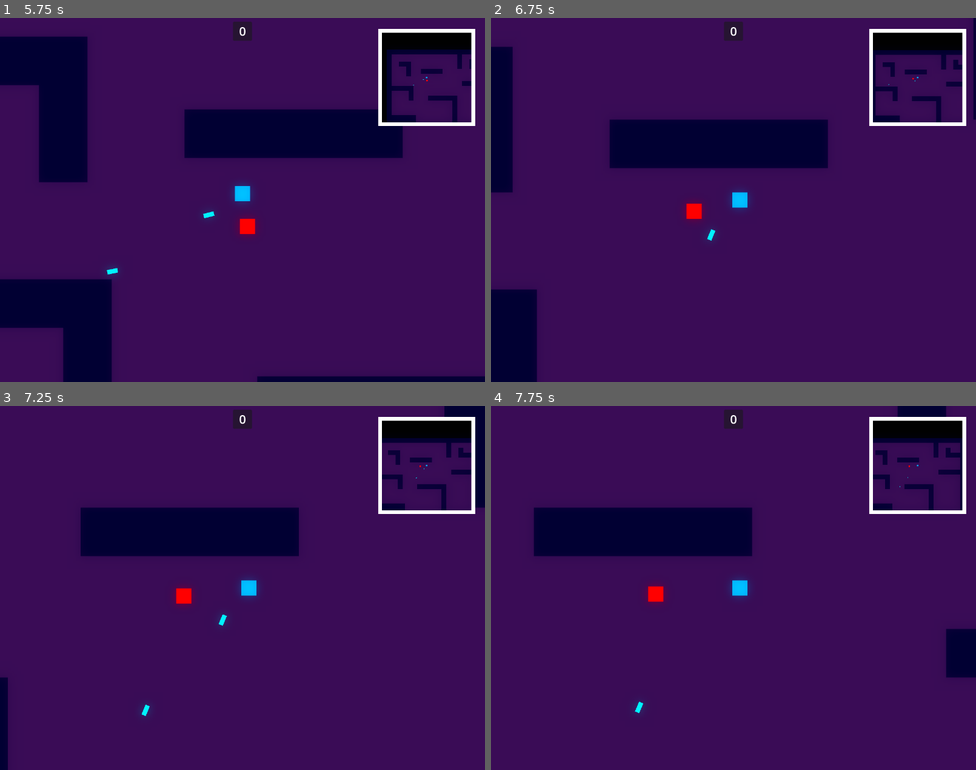
Above: before the commit, frames 1-4 (two rows, left to right).
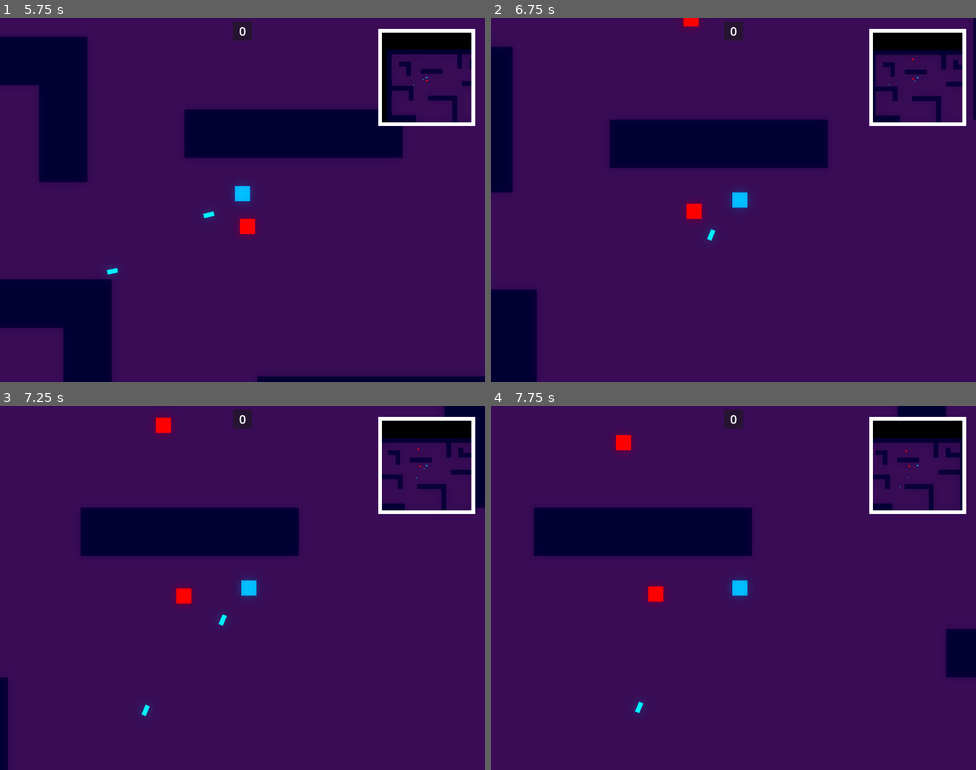
Above: after the commit, the same moments.

Repository: Chebrbober/Geometric-Bullet
Game: Godot game, scene res://stages/game/arena.tscn
The game is run twice, just before and just after one commit, with the same random seed, the same clock (stepped at 60 frames per second) and the same inputs.
Inputs (mouse positions are in pixels of both pictures, inside the frame that each line leads up to):
- Up to frame 1 (5.75 s): tap Enter at 0.5 s; move the mouse to (218, 272) at 0.52 s; press the mouse at (218, 272) at 0.53 s; hold W (move_up) 0.53-2.03 s; move the mouse to (388, 254) at 1.27 s; release the mouse at (388, 254) at 1.28 s; click (388, 254) at 1.35 s; move the mouse to (97, 145) at 2.02 s; press the mouse at (97, 145) at 2.03 s; hold A (move_left) 2.03-3.53 s; move the mouse to (266, 200) at 2.77 s; release the mouse at (266, 200) at 2.78 s; click (266, 200) at 2.85 s; move the mouse to (169, 109) at 3.52 s; press the mouse at (169, 109) at 3.53 s; hold S (move_down) 3.53-4.28 s; move the mouse to (349, 181) at 4.27 s; release the mouse at (349, 181) at 4.28 s; hold Right (move_right) 4.28-5.03 s; click (349, 181) at 4.35 s; tap Space at 5 s; move the mouse to (145, 218) at 5.02 s; press the mouse at (145, 218) at 5.03 s; hold W (move_up) from 5.03 s (still down)
- Up to frame 2 (6.75 s): move the mouse to (782, 119) at 5.77 s; release W (move_up) at 5.78 s; release the mouse at (782, 119) at 5.78 s; hold Right (move_right) from 5.78 s (still down); click (782, 119) at 5.85 s; move the mouse to (709, 272) at 6.52 s; press the mouse at (709, 272) at 6.53 s
- Up to frame 3 (7.25 s): keep holding Right (move_right)
- Up to frame 4 (7.75 s): keep holding Right (move_right); move the mouse to (879, 642) at 7.27 s; release the mouse at (879, 642) at 7.28 s; click (879, 642) at 7.35 s

Frame 1 is identical in both runs. In frame 2, less than 0.1% of the frame differs, in the area x 39-88%, y 0-12%; in frame 3, 0.2%, in the area x 31-87%, y 2-13%; in frame 4, 0.2%.

Commit message:
super-tiny fixes

Diff:
--- a/entities/blood_particles.tscn
+++ b/entities/blood_particles.tscn
@@ -7,6 +7,7 @@
 amount = 20
 texture = ExtResource("1_nbij3")
 lifetime = 0.4
+one_shot = true
 speed_scale = 2.0
 explosiveness = 0.96
 emission_shape = 1
--- a/entities/player/player.tscn
+++ b/entities/player/player.tscn
@@ -13,7 +13,6 @@
 wall_min_slide_angle = 0.0
 script = ExtResource("1_symyc")
 bullet = ExtResource("2_abrql")
-damage = 1
 
 [node name="Polygon2D" parent="." index="0" unique_id=1340460375]
 color = Color(0, 0.6627451, 1, 1)
--- a/entities/wave_manager.gd
+++ b/entities/wave_manager.gd
@@ -9,7 +9,7 @@
 @export var spawnable_enemies: Array[PackedScene]
 
 var current_wave: int = starting_wave
-var enemies_to_spawn: int
+var enemies_to_spawn: int = 3
 var spawn_timer: float
 var current_spawn_interval: float = initial_spawn_interval
 var _is_initializng_wave: bool = false
